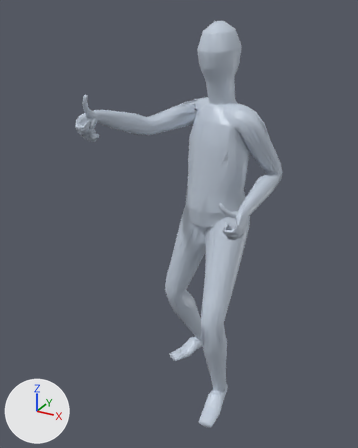
A saved change to the glTF model app/assets/anims/Base/one_hand_parry_success.glb.
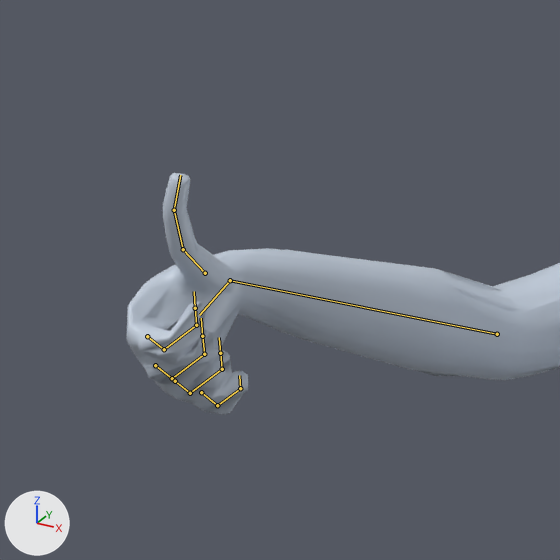
Each version appears first whole from a 50 mm camera at (0.86, -1.905, 1.783) aimed at (-0.104, -0.153, 0.907), and next in a close-up on the part from 14% to 45% of the width and 14% to 38% of the height. Every picture has the same lights, and +X, +Y and +Z are marked at lower left. The first two pictures are the older version. Both versions are drawn at frame 4 of the action 'Animation'; the numbers are the values there. The bones that change, and the others that lie on the model, are drawn over the model as lines in the close-ups.

Objects in the first close-up: 'Body_human_male'.
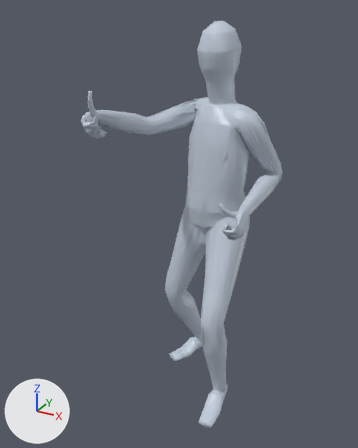
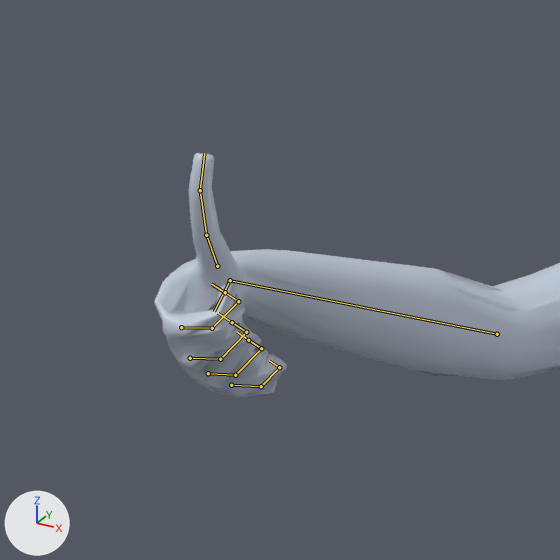
Where the change shows, as pixel boxes [x1, y1, x2, y2] in the close-ups (560 x 560 px):
'Body_human_male', posed: before [126, 173, 560, 414]; after [154, 153, 560, 398]
bone 'mixamorig:RightHand', root to tip: before (230, 280) to (199, 315); after (230, 280) to (214, 311)

The change, as a diff of the scene's bpy script:
```diff
--- a/app/assets/anims/Base/one_hand_parry_success.glb.py
+++ b/app/assets/anims/Base/one_hand_parry_success.glb.py
@@ bone_mixamorig_righthand @@
 bone_mixamorig_righthand = bpy.data.objects['Armature'].pose.bones['mixamorig:RightHand']  # child of 'mixamorig:RightForeArm'
-bone_mixamorig_righthand.rotation_quaternion = (0.84, -0.16, 0.363, -0.37)  # degrees (-38, 29, -58)
+bone_mixamorig_righthand.rotation_quaternion = (0.798, -0.307, 0.423, -0.299)  # degrees (-59, 29, -58)
```
